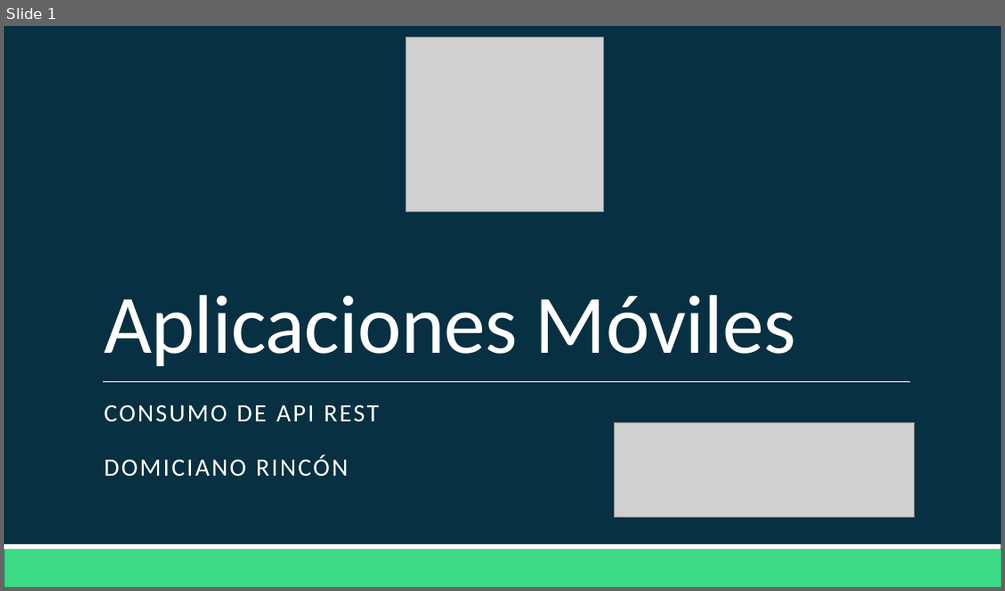
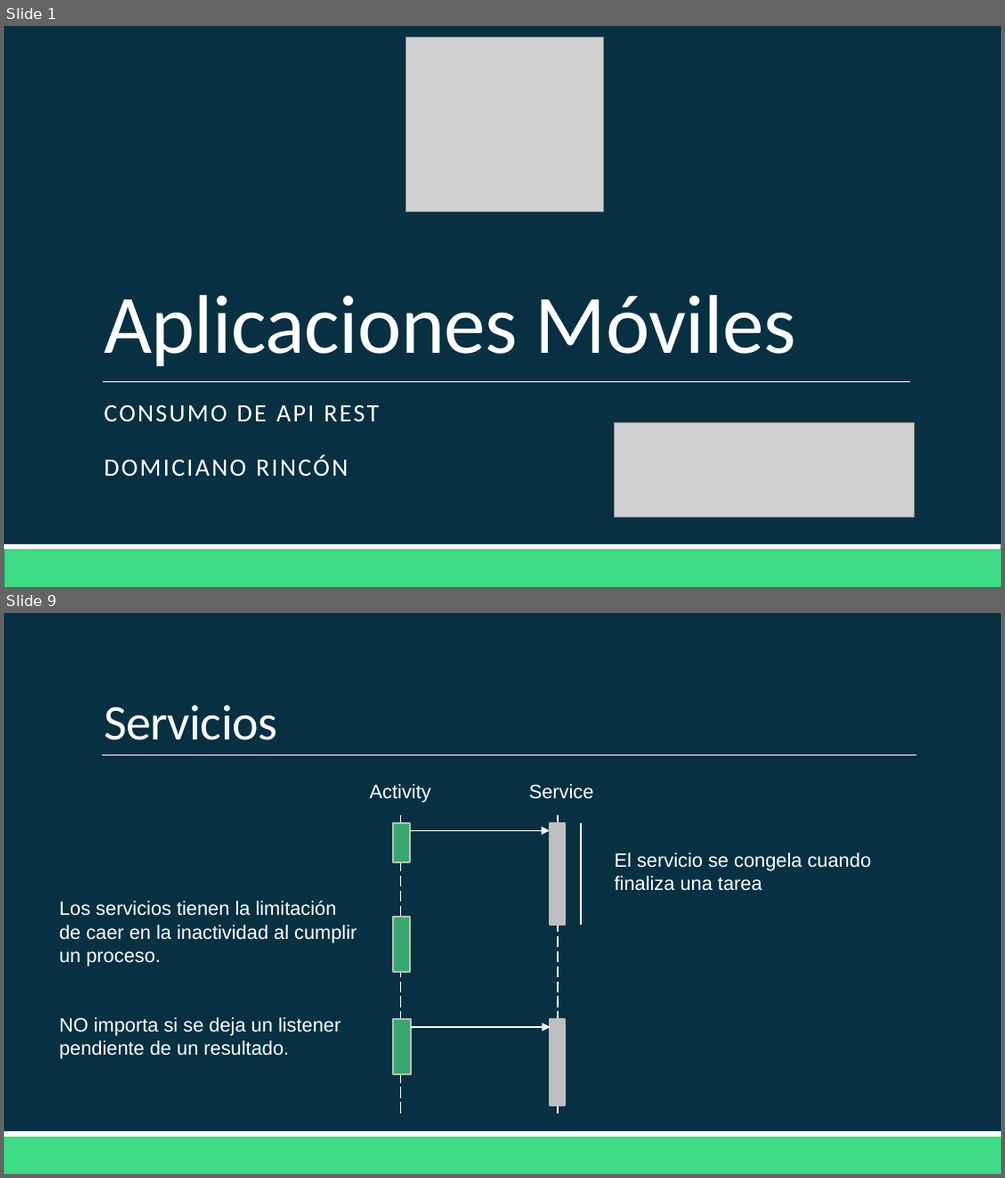
Before and after one commit to Domiciano/AppMoviles201, a slide deck: Clase 12/Clase 12.pptx. Shown one above the other, each under a label of ours: slide 1 before the commit, slides 1 and 9 after it; the slides between them are not shown. The pictures are 1005x591 and 1005x1178 pixels, drawn with LibreOffice and Linux fonts; fonts in the diff are those of the drawing; grey boxes stand for pictures. Boxes give left, top, right and bottom in pixels: in the first picture for what was removed or moved away, otherwise in the second. Text is boxed around its words. In the diff, an @@ line names an element or a change of style, - is before the commit and + after.

```diff
--- a/Clase 12/Clase 12.pptx
+++ b/Clase 12/Clase 12.pptx
@@ slide 9 added at (4,613,1001,1174), background #073042; not listed: 2 template elements that a slide beside it also shows @@
@@ title added at (104,705,277,740), 36 pt, text #FFFFFF @@
+Servicios
@@ line added from (102, 755) to (916, 755), #FFFFFF 0.5 pt @@
@@ text added at (370,784,431,803), 14 pt, text #FFFFFF @@
+Activity
@@ text added at (529,784,594,799), 14 pt, text #FFFFFF @@
+Service
@@ rectangle added at (393,822,410,862), fill #37A76F, outline #BDBDBD 1.25 pt @@
@@ line added from (401, 815) to (401, 1113), #FFFFFF 1 pt dashed @@
@@ rectangle added at (550,822,566,924), fill #BFBFBF, outline #BDBDBD 1.25 pt @@
@@ line added from (558, 815) to (558, 1113), #FFFFFF 1 pt dashed @@
@@ line added from (581, 822) to (581, 925), #FFFFFF 1 pt @@
@@ arrow added from (410, 830) to (550, 830), #FFFFFF 1 pt @@
@@ text added at (615,852,872,891), 14 pt, text #FFFFFF @@
+El servicio se congela cuando finaliza una tarea
@@ text added at (59,900,356,1059), 14 pt, text #FFFFFF @@
+Los servicios tienen la limitación de caer en la inactividad al cumplir un proceso.
+NO importa si se deja un listener pendiente de un resultado.
@@ rectangle added at (393,917,410,972), fill #37A76F, outline #BDBDBD 1.25 pt @@
@@ rectangle added at (394,1019,411,1073), fill #37A76F, outline #BDBDBD 1.25 pt @@
@@ arrow added from (411, 1027) to (550, 1027), #FFFFFF 1 pt @@
@@ rectangle added at (550,1019,566,1105), fill #BFBFBF, outline #BDBDBD 1.25 pt @@
```
Also in this commit, not shown: 1 slide changed, 25 other slides added, 46 slides removed.
